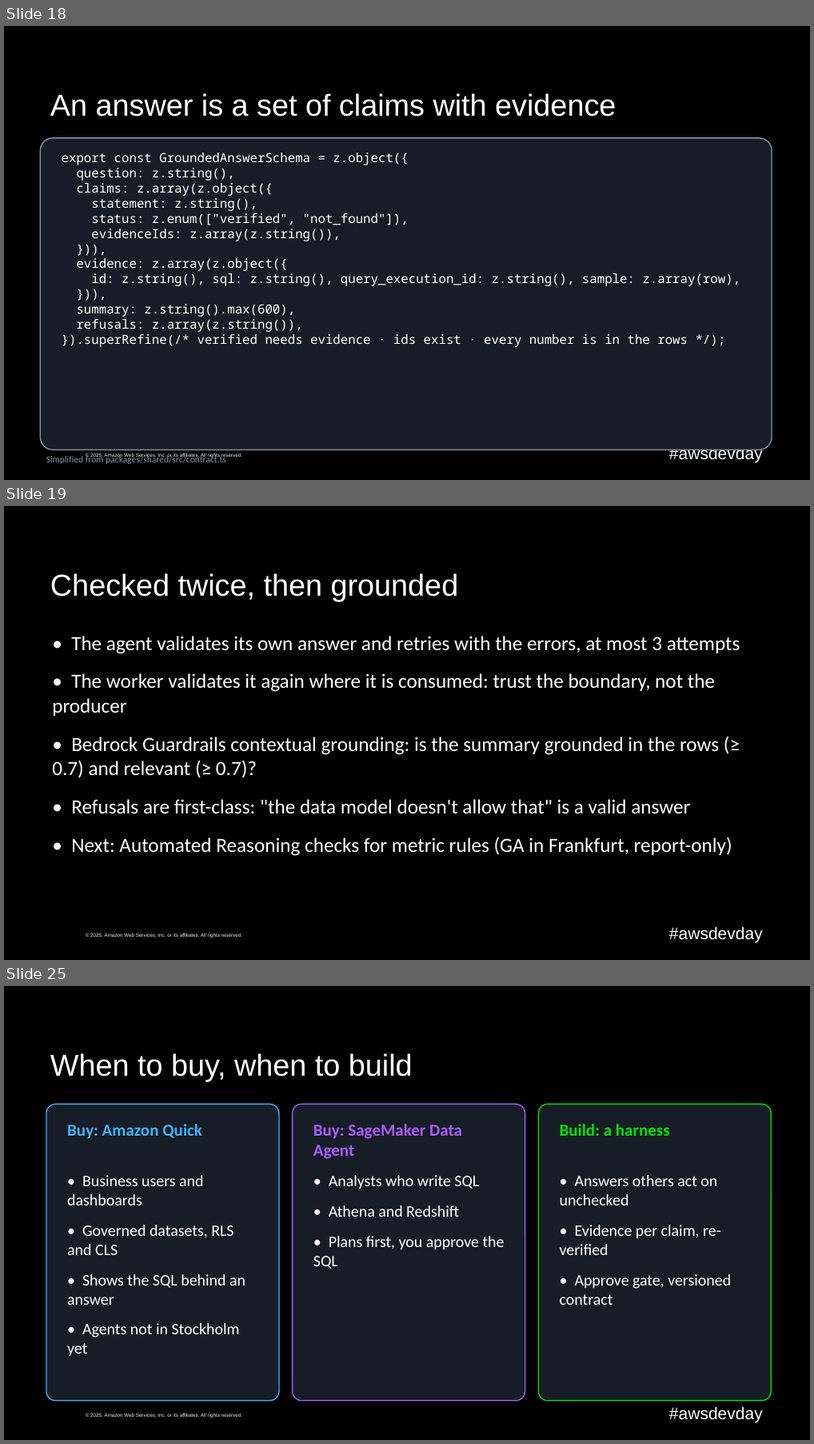
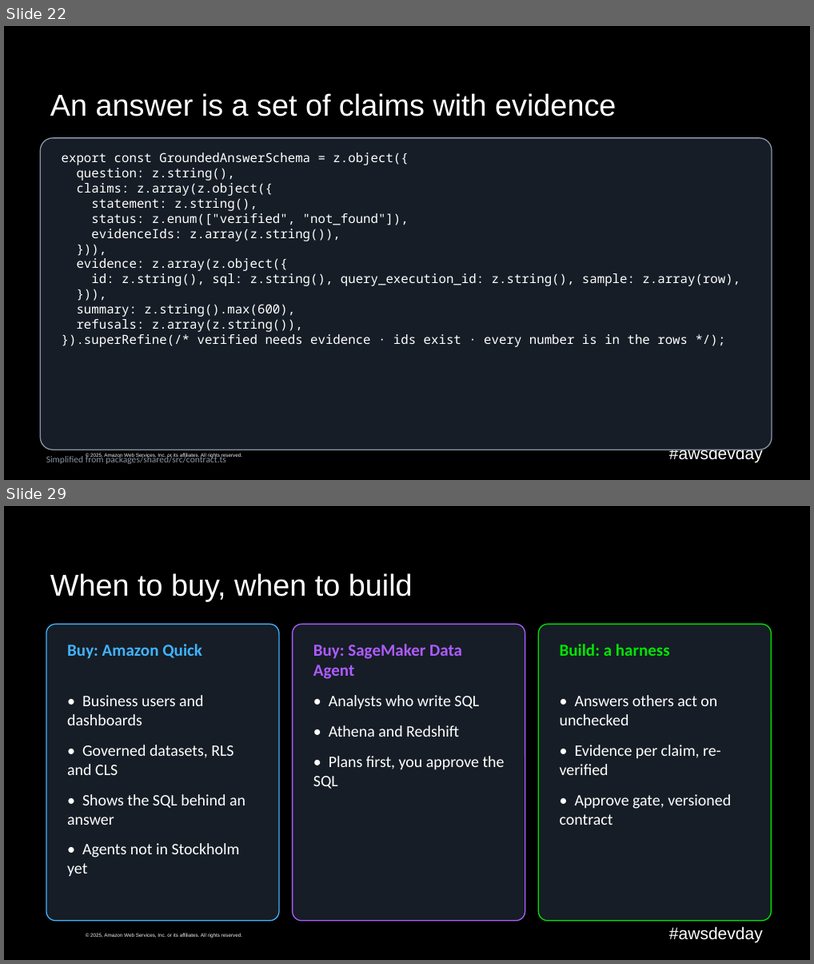
Before and after one commit to caroline-cah/lakehouse-harness, a slide deck: talk/harness-engineering-live.pptx. Shown one above the other, each under a label of ours: slides 18, 19 and 25 before the commit, slides 22 and 29 after it; the slides between them are not shown. The pictures are 814x1444 and 814x964 pixels, drawn with LibreOffice and Linux fonts; fonts in the diff are those of the drawing; background and template pictures are left out. Boxes give left, top, right and bottom in pixels: in the first picture for what was removed or moved away, otherwise in the second. Text is boxed around its words. In the diff, an @@ line names an element or a change of style, - is before the commit and + after.

Commit message:
Talk prep: deck with live form URL, gateway refusals as content, script and runbook edits
- tools Lambda returns a guard refusal as content: the gateway replaced a thrown error with "An internal error occurred",
  so the model never saw why the guard said no
- quote a column description with a comma in sales.md and refuse unknown keys in gen-data-model
- agent zip uses source_hash instead of etag (multipart upload ETag diffed forever)
- gateway smoke queries the sales table; runbook names the seed gap correctly
- deck rebuilt with the form URL; script, outline, reference map

```diff
--- a/talk/harness-engineering-live.pptx
+++ b/talk/harness-engineering-live.pptx
@@ slide 19 removed at [4, 506, 810, 960], background #000000; not listed: 2 template elements that a slide beside it also shows @@
@@ title removed at [50, 573, 459, 601] @@
-Checked twice, then grounded
@@ text removed at [52, 636, 741, 856] @@
-• The agent validates its own answer and retries with the errors, at most 3 attempts
-• The worker validates it again where it is consumed: trust the boundary, not the producer
-• Bedrock Guardrails contextual grounding: is the summary grounded in the rows (≥ 0.7) and relevant (≥ 0.7)?
-• Refusals are first-class: "the data model doesn't allow that" is a valid answer
-• Next: Automated Reasoning checks for metric rules (GA in Frankfurt, report-only)
@@ what was slide 18 is now slide 22 @@
@@ what was slide 25 is now slide 29 @@
```
Also in this commit, not shown: 12 slides changed, 17 slides added, 8 other slides removed, 13 other files.
